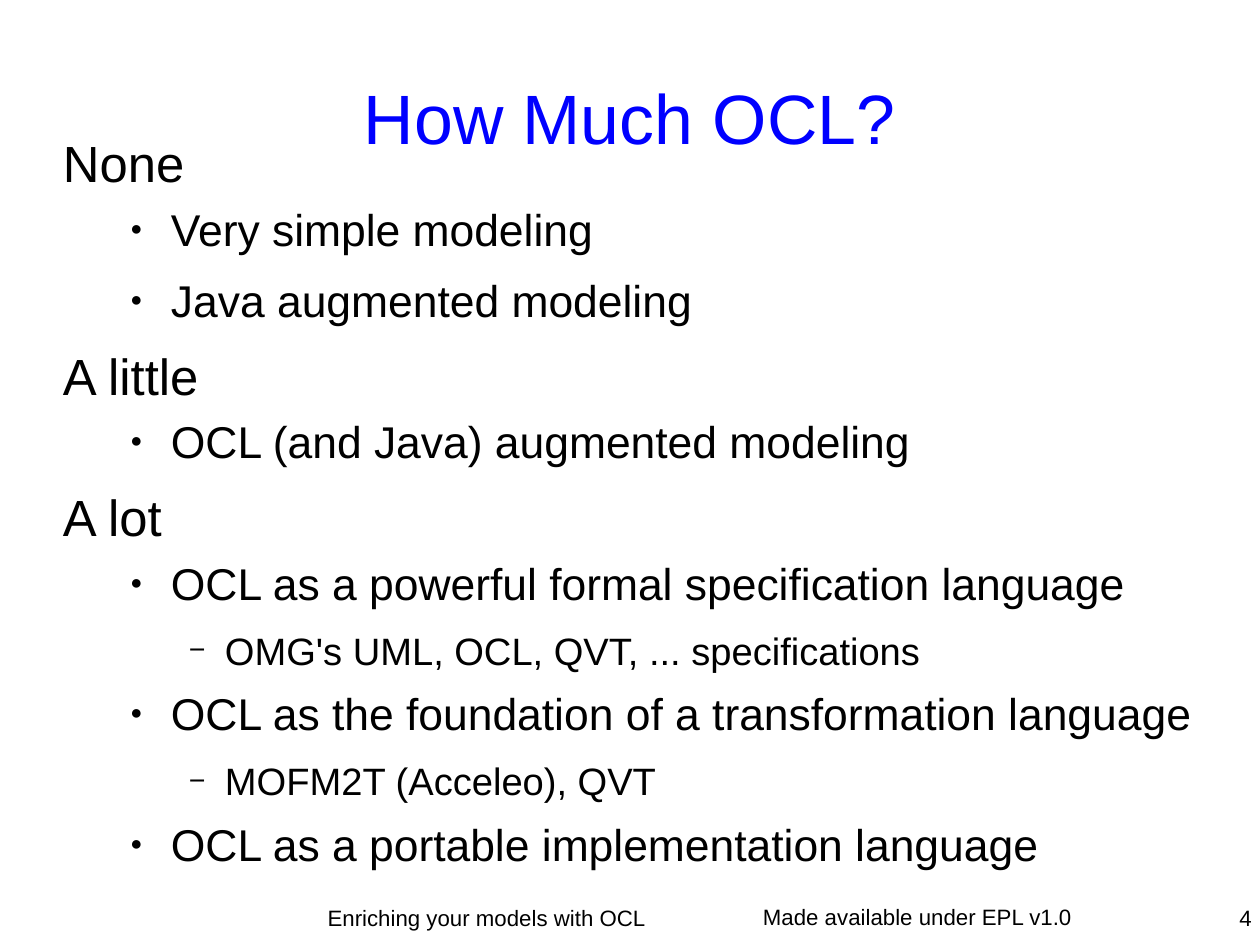
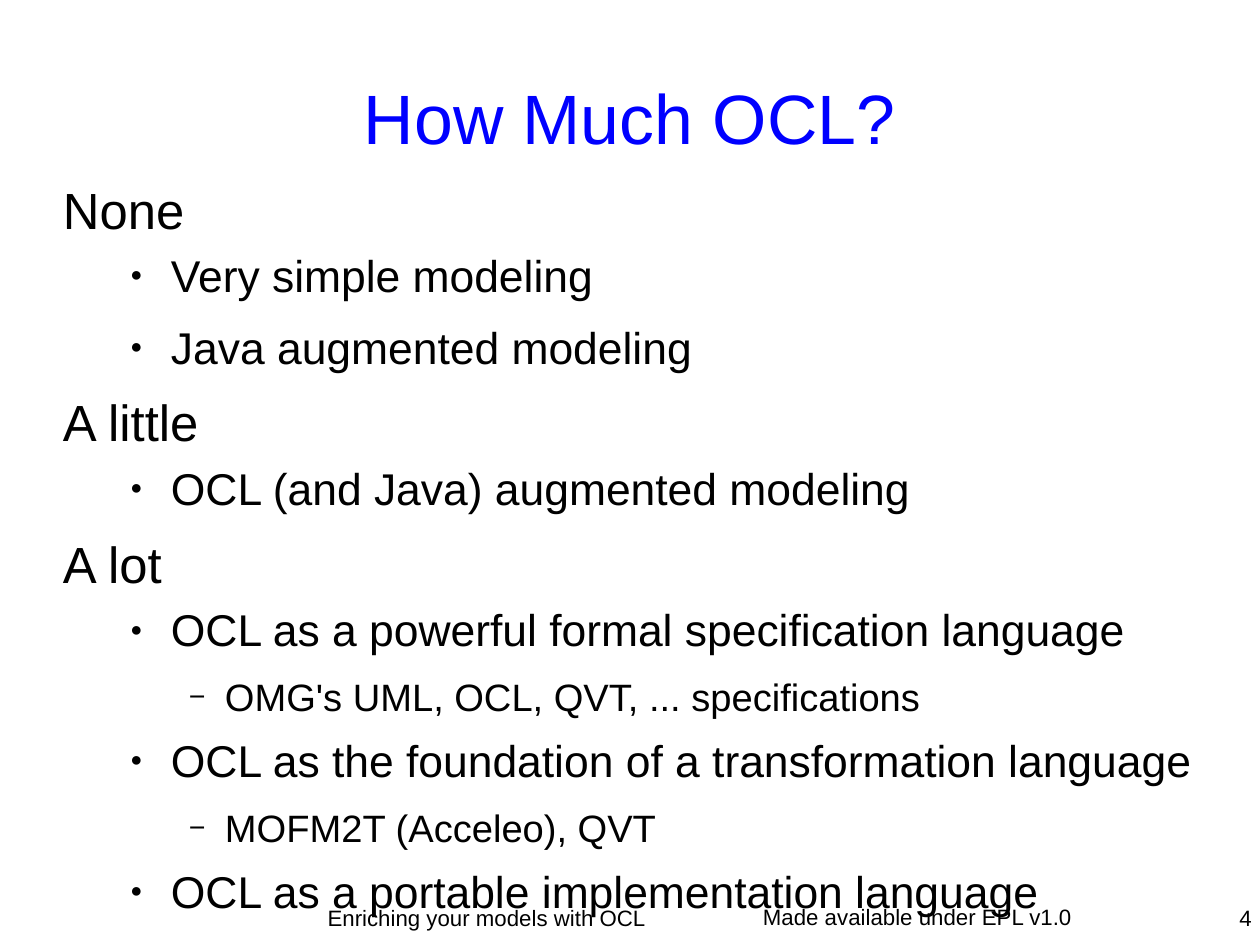
Before and after one commit to eclipse-ocl/ocl-website, a slide deck: slide 4 of ocl/docs/publications/ESE2010LongTalk/EnrichingWithOCL.odp. Drawn at 1260x945 pixels with LibreOffice and Linux fonts; fonts in the diff are those of the drawing. Boxes give left, top, right and bottom in pixels: in the first picture for what was removed or moved away, otherwise in the second. Text is boxed around its words. In the diff, an @@ line names an element or a change of style, - is before the commit and + after.

Commit message:
Axel's extra benchmarks Logos Pictures on 33/34 Layout tweaks

```diff
--- a/ocl/docs/publications/ESE2010LongTalk/EnrichingWithOCL.odp
+++ b/ocl/docs/publications/ESE2010LongTalk/EnrichingWithOCL.odp
@@ text "None": place and size @@
-text "None" at [63,147,1191,870]
+text "None" at [63,194,1191,917]
```
Also in this commit, not shown: 17 other slides changed, 3 slides added.
